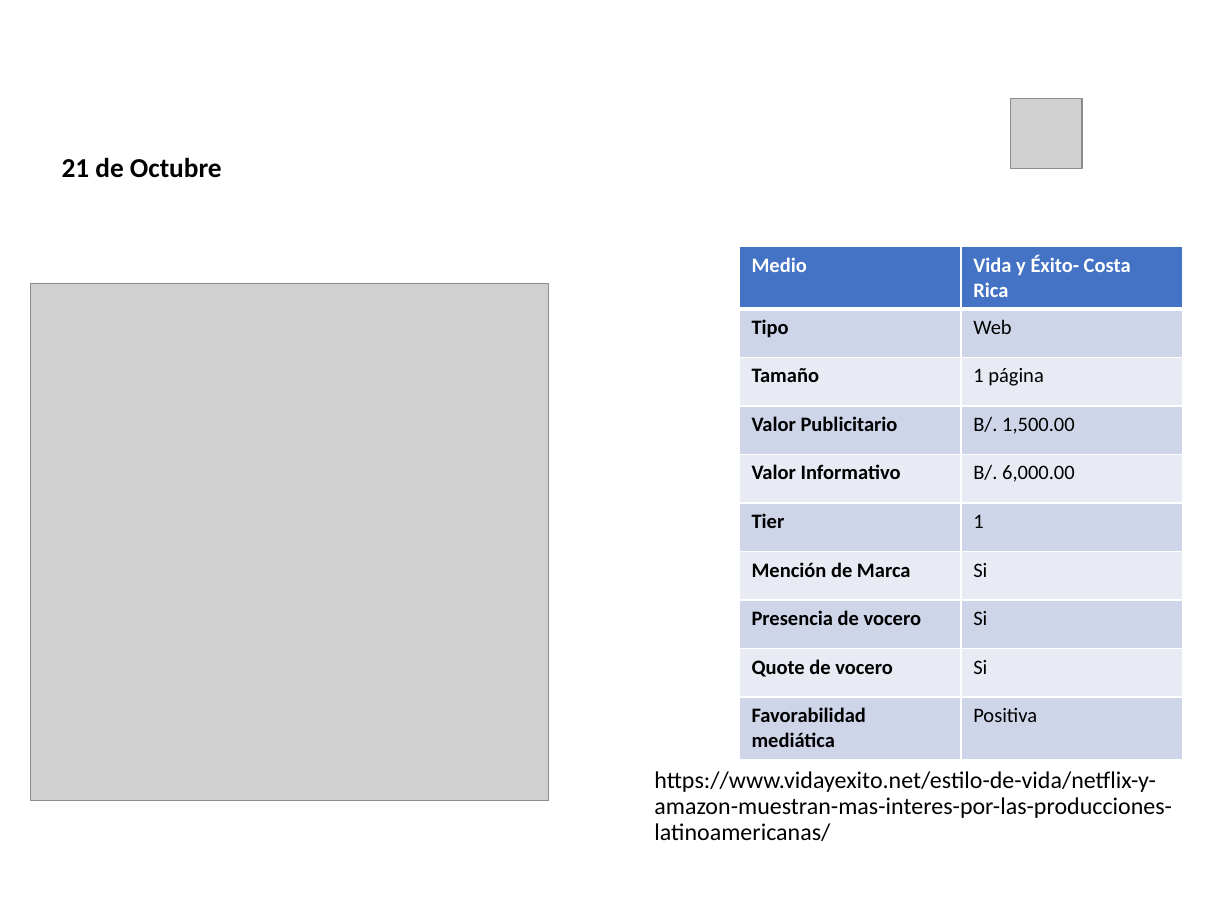
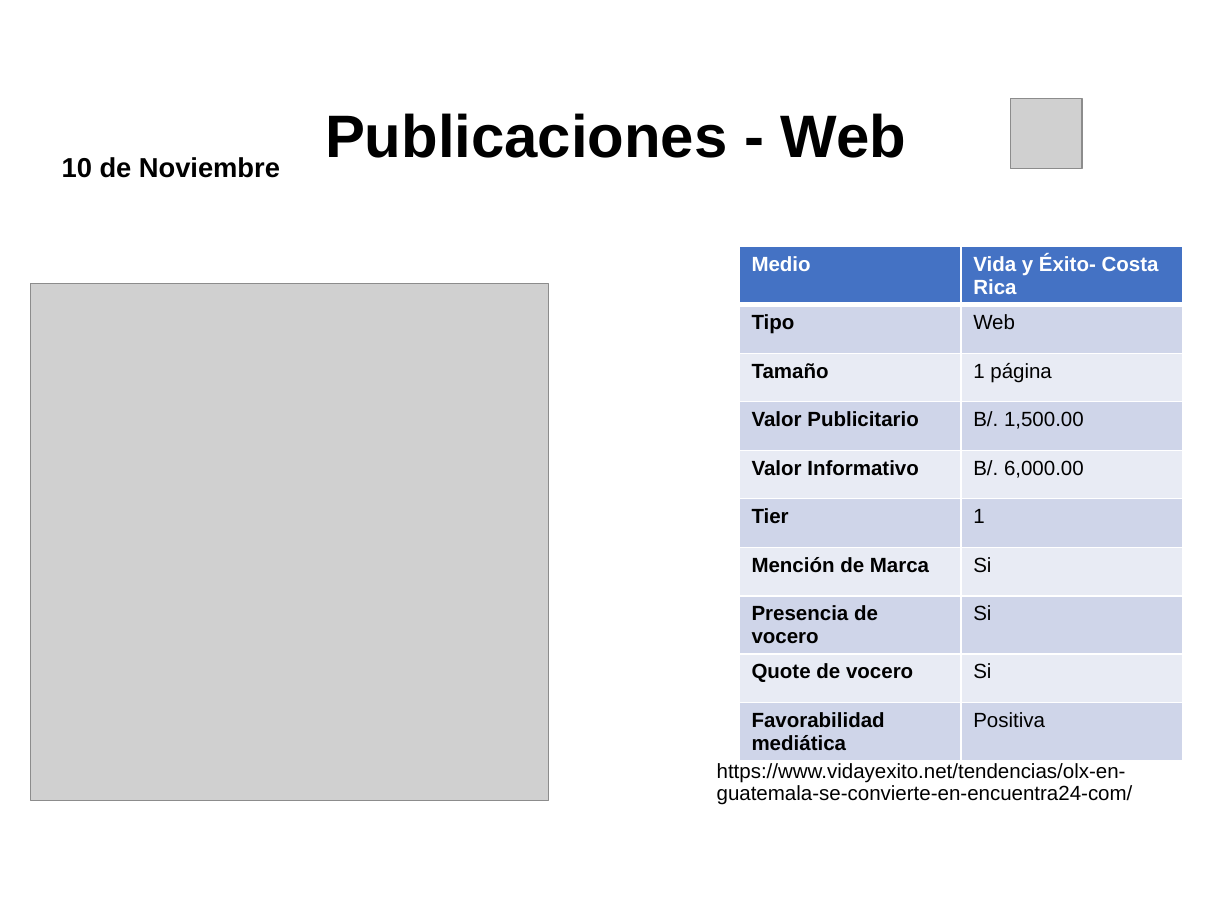
Before and after one commit to dgarci23/Report-Generator, a slide deck: slide 1 of Presentacion Terminada.pptx (slide 3 before the commit). Drawn at 1232x924 pixels with LibreOffice and Linux fonts; fonts in the diff are those of the drawing; grey boxes stand for pictures; background and template pictures are left out. Boxes give left, top, right and bottom in pixels: in the first picture for what was removed or moved away, otherwise in the second. Text is boxed around its words. In the diff, an @@ line names an element or a change of style, - is before the commit and + after.

```diff
--- a/Presentacion Terminada.pptx
+++ b/Presentacion Terminada.pptx
@@ title "Publicaciones - Web": place and size @@
-title "Publicaciones - Web" at (176, 2, 982, 101)
+title "Publicaciones - Web" at (325, 113, 906, 158)
@@ title "Publicaciones - Web" at (325, 113, 906, 158): font Calibri to Arial, text colour #FFFFFF to #000000 @@
@@ text at (62, 157, 280, 178): text changed; font Calibri to Arial @@
-21 de Octubre
+10 de Noviembre
@@ table at (739, 246, 1183, 755) @@
@@ font Calibri to Arial @@
@@ text at (717, 763, 1133, 805): text changed; size 14 to 12 pt; font Calibri to Arial @@
-https://www.vidayexito.net/estilo-de-vida/netflix-y-amazon-muestran-mas-interes-por-las-producciones-latinoamericanas/
+https://www.vidayexito.net/tendencias/olx-en-guatemala-se-convierte-en-encuentra24-com/
```
Also in this commit, not shown: 2 other slides changed, 34 slides added.
